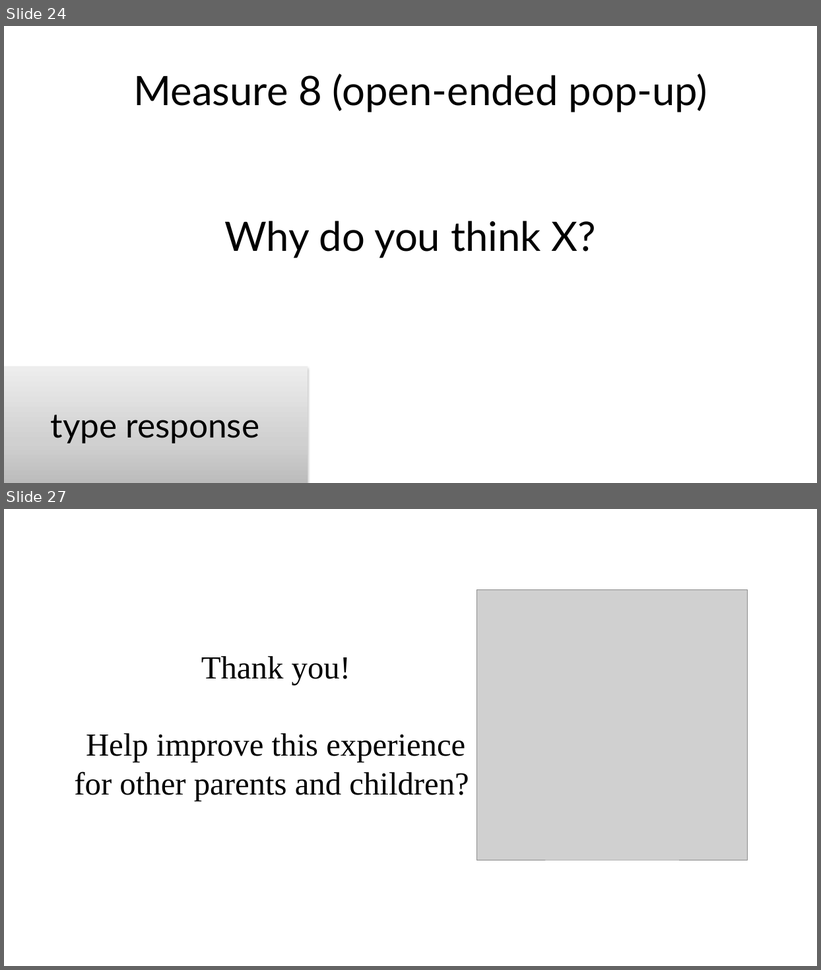
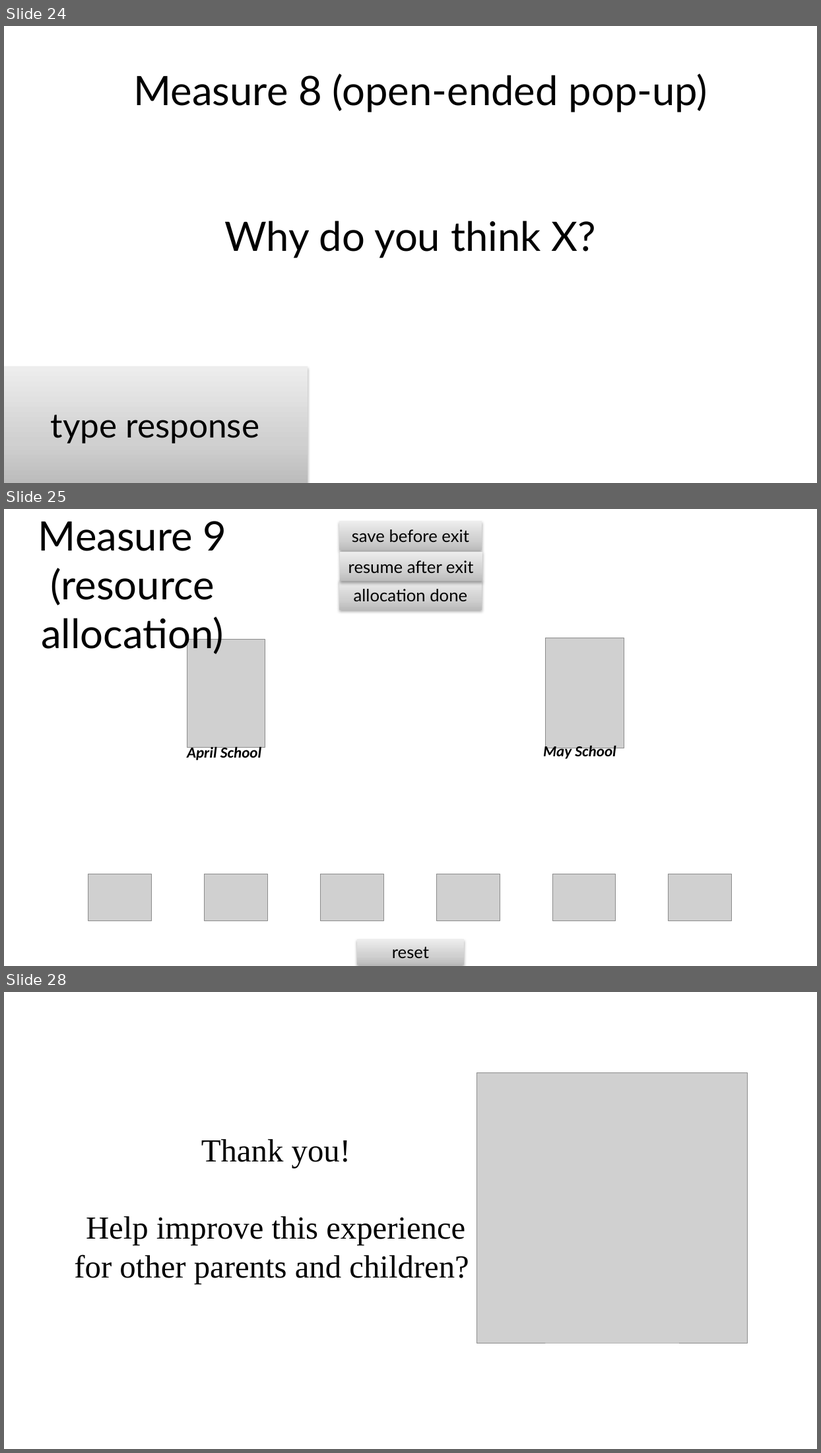
Before and after one commit to mariannazhang/PowerPoint-auto-coding, a slide deck: materials/stimuli.pptm. Shown one above the other, each under a label of ours: slides 24 and 27 before the commit, slides 24, 25 and 28 after it; the slides between them are not shown. The pictures are 821x970 and 821x1453 pixels, drawn with LibreOffice and Linux fonts; fonts in the diff are those of the drawing; grey boxes stand for pictures. Boxes give left, top, right and bottom in pixels: in the first picture for what was removed or moved away, otherwise in the second. Text is boxed around its words. In the diff, an @@ line names an element or a change of style, - is before the commit and + after.

Commit message:
add reset to bottom, clarify target unique names

```diff
--- a/materials/stimuli.pptm
+++ b/materials/stimuli.pptm
@@ slide 25 added at (x1=4, y1=509, x2=817, y2=966), background #FFFFFF @@
@@ text added at (x1=38, y1=521, x2=227, y2=656), 48 pt, text #000000 @@
+Measure 9 (resource allocation)
@@ action button blank added at (x1=339, y1=521, x2=482, y2=550), fill gradient #BDBDBD to #D1D1D1 to #EEEEEE, 20 pt, text #000000 @@
+save before exit
@@ action button blank added at (x1=339, y1=552, x2=482, y2=581), fill gradient #BDBDBD to #D1D1D1 to #EEEEEE, 20 pt, text #000000 @@
+resume after exit
@@ action button blank added at (x1=339, y1=580, x2=482, y2=609), fill gradient #BDBDBD to #D1D1D1 to #EEEEEE, 20 pt, text #000000 @@
+allocation done
@@ picture added at (x1=187, y1=640, x2=265, y2=748) @@
@@ picture added at (x1=546, y1=638, x2=625, y2=748) @@
@@ text added at (x1=187, y1=745, x2=261, y2=762), 18 pt, text #000000, bold, italic @@
+April School
@@ text added at (x1=543, y1=744, x2=616, y2=761), 18 pt, text #000000, bold, italic @@
+May School
@@ picture added at (x1=88, y1=875, x2=152, y2=921) @@
@@ picture added at (x1=205, y1=875, x2=268, y2=921) @@
@@ picture added at (x1=321, y1=875, x2=384, y2=921) @@
@@ picture added at (x1=436, y1=875, x2=500, y2=921) @@
@@ picture added at (x1=553, y1=875, x2=616, y2=921) @@
@@ picture added at (x1=669, y1=875, x2=733, y2=921) @@
@@ action button blank added at (x1=357, y1=940, x2=464, y2=965), fill gradient #BDBDBD to #D1D1D1 to #EEEEEE, 20 pt, text #000000 @@
+reset
@@ what was slide 27 is now slide 28 @@
```
Also in this commit, not shown: 3 slides changed, 2 other files.
